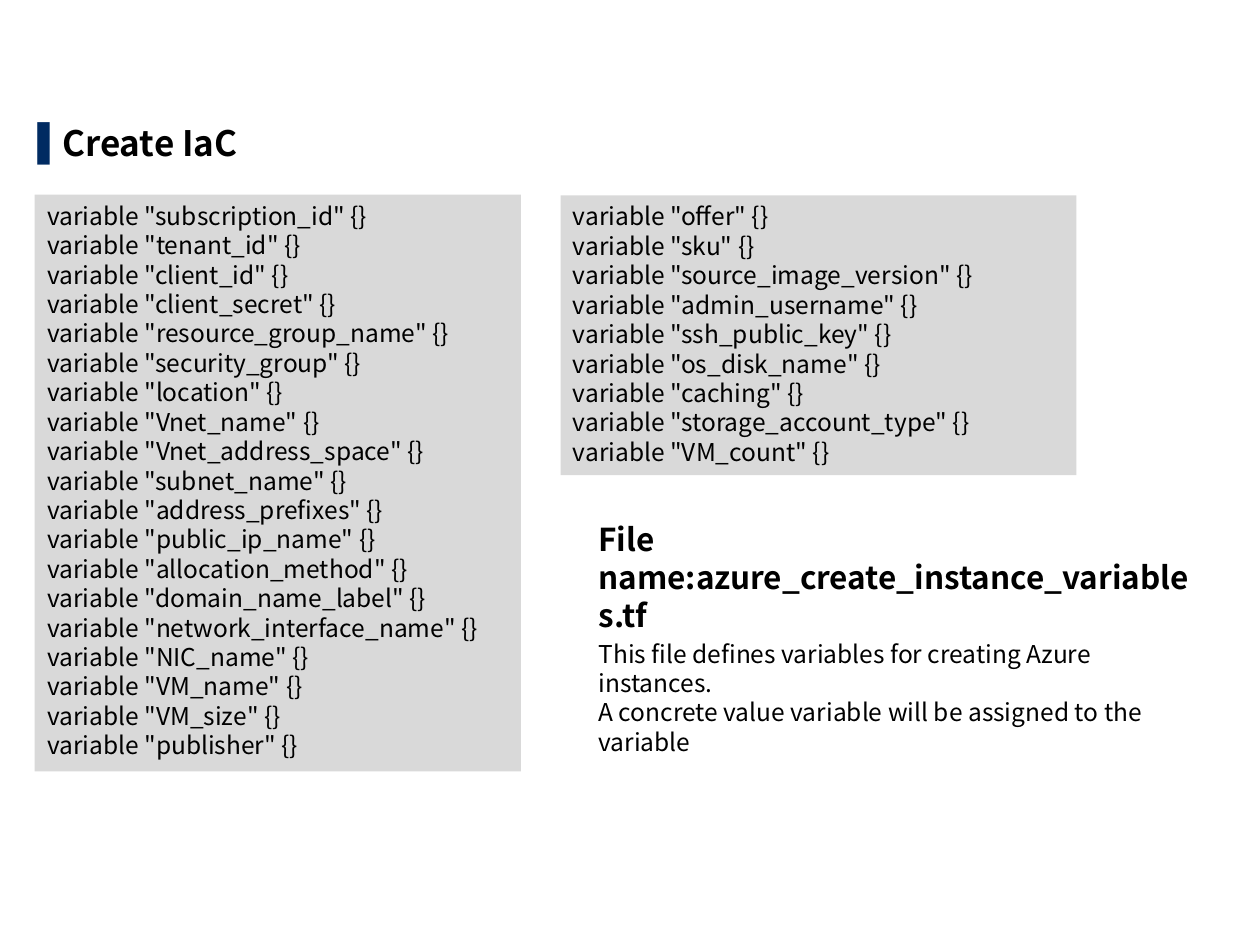
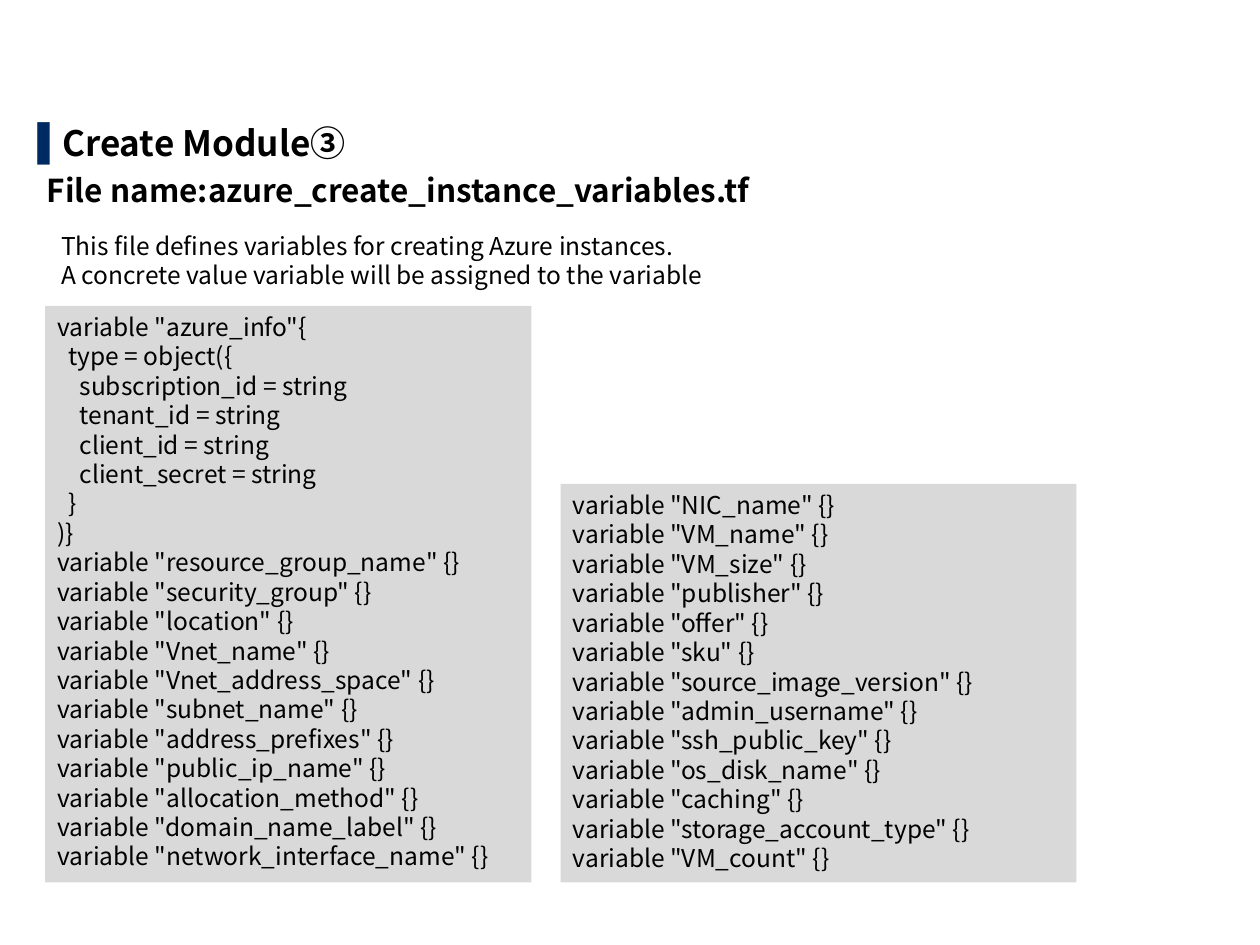
Before and after one commit to exastro-suite/it-automation-docs, a slide deck: slide 10 of asset/Learn/ITA-Terraform-driver-practice_en.pptx (slide 11 before the commit). Drawn at 1260x945 pixels with LibreOffice and Linux fonts; fonts in the diff are those of the drawing; background and template pictures are left out. Boxes give left, top, right and bottom in pixels: in the first picture for what was removed or moved away, otherwise in the second. Text is boxed around its words. In the diff, an @@ line names an element or a change of style, - is before the commit and + after.

```diff
--- a/asset/Learn/ITA-Terraform-driver-practice_en.pptx
+++ b/asset/Learn/ITA-Terraform-driver-practice_en.pptx
@@ text at (62, 126, 345, 160): text changed @@
-▌ Create IaC
+▌ Create Module③
@@ text "File name:azure_create_instance_variables.tf" rewrapped from (598, 525, 1189, 628) to (47, 176, 749, 207) @@
@@ text "This file defines variables for ..." rewrapped from (598, 643, 1142, 752) to (61, 235, 702, 290) @@
@@ rectangle "variable "azure_info"{": place and size @@
-rectangle "variable "azure_info"{" at (34, 194, 520, 771)
+rectangle "variable "azure_info"{" at (45, 306, 532, 883)
@@ text in rectangle at (58, 316, 347, 489): text changed @@
-variable "subscription_id" {}
-variable "tenant_id" {}
-variable "client_id" {}
-variable "client_secret" {}
+variable "azure_info"{
+type = object({
+subscription_id = string
+tenant_id = string
+client_id = string
+client_secret = string
+}
+)}
@@ rectangle "variable "NIC_name" {}": place and size @@
-rectangle "variable "NIC_name" {}" at (561, 195, 1077, 475)
+rectangle "variable "NIC_name" {}" at (561, 484, 1077, 882)
@@ text in rectangle at (573, 494, 813, 608): paragraphs added @@
+variable "NIC_name" {}
+variable "VM_name" {}
+variable "VM_size" {}
+variable "publisher" {}
@@ text in rectangle at (47, 646, 287, 760): paragraphs removed @@
-variable "NIC_name" {}
-variable "VM_name" {}
-variable "VM_size" {}
-variable "publisher" {}
```
Also in this commit, not shown: 16 other slides changed, 1 slide removed, 11 other files.
